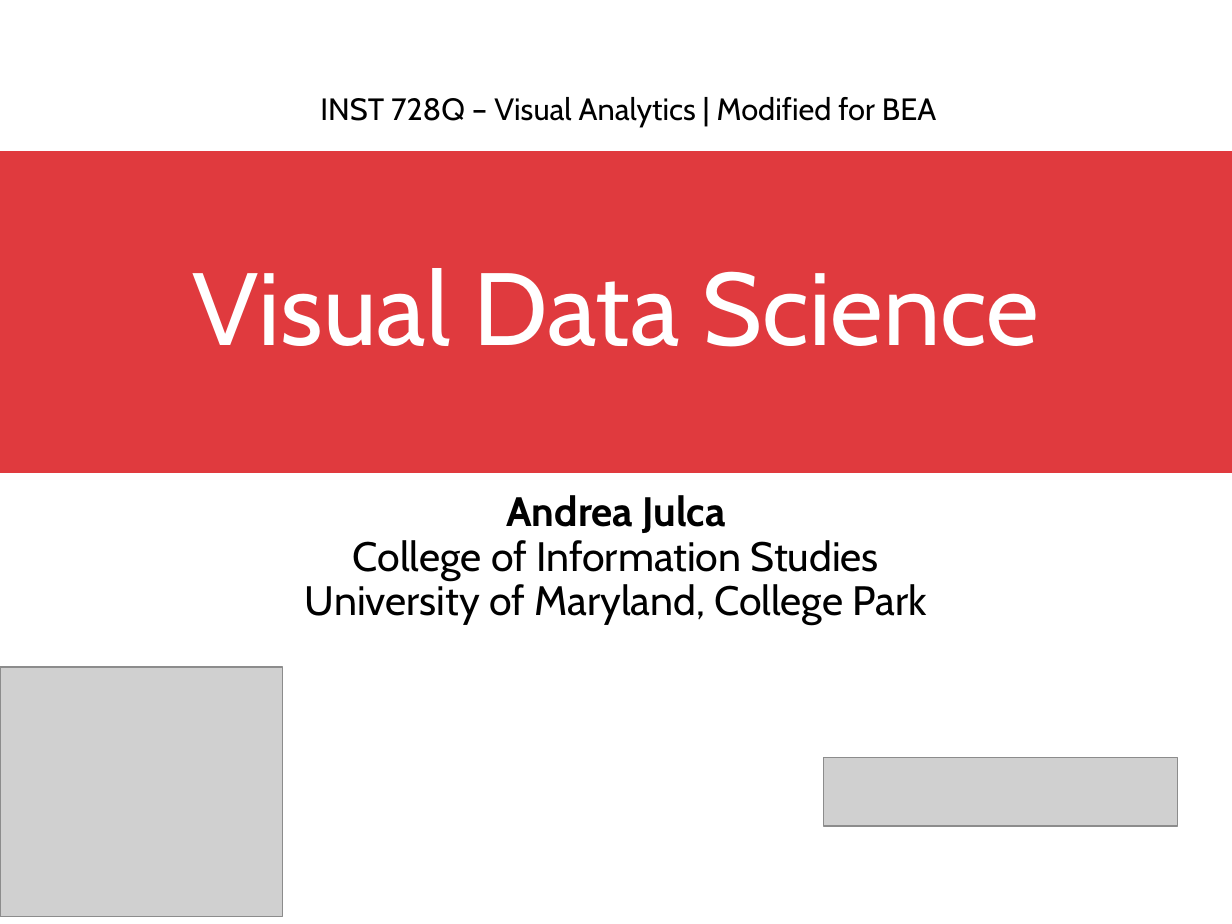
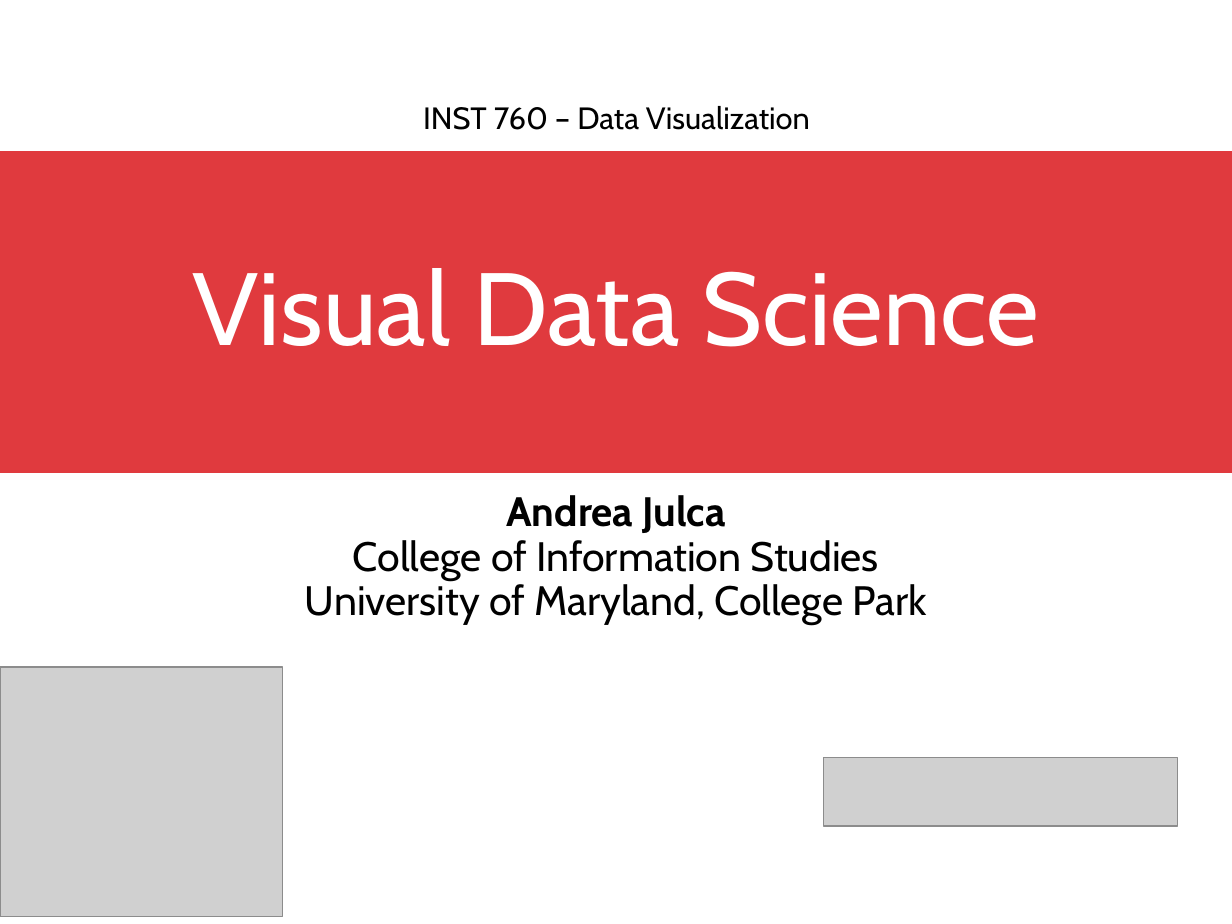
Before and after one commit to DreaJulca/streamvis-lecture, a slide deck: slide 1 of Visual Data Science.pptx. Drawn at 1232x924 pixels with LibreOffice and Linux fonts; fonts in the diff are those of the drawing; grey boxes stand for pictures. Boxes give left, top, right and bottom in pixels: in the first picture for what was removed or moved away, otherwise in the second. Text is boxed around its words. In the diff, an @@ line names an element or a change of style, - is before the commit and + after.

```diff
--- a/Visual Data Science.pptx
+++ b/Visual Data Science.pptx
@@ text removed at [320,97,936,127] @@
-INST 728Q – Visual Analytics | Modified for BEA
@@ text added at [423,106,810,130], 18 pt, text #000000 @@
+INST 760 – Data Visualization
```
Also in this commit, not shown: 3 other slides changed, 2 slides added, 2 slides removed, 3 other files.
